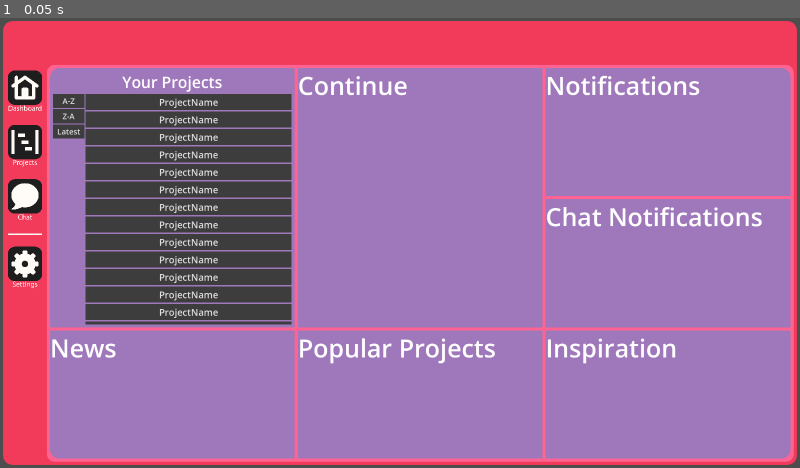
Above: before the commit, frame 1.
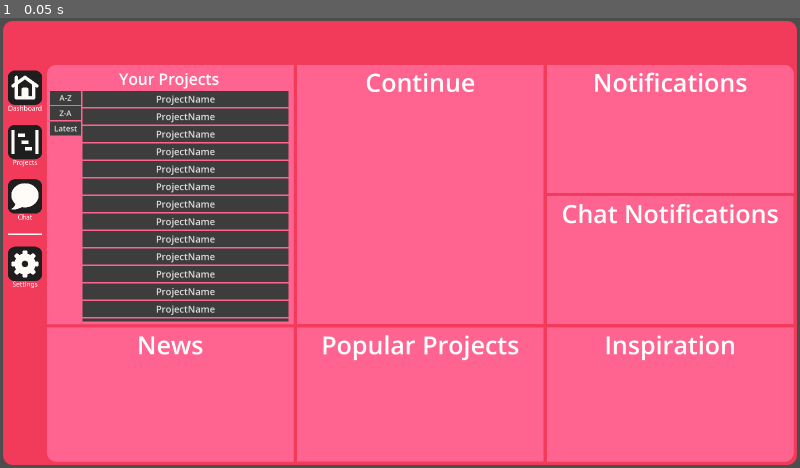
Above: after the commit, the same moment.

Repository: IamTomgamer/JCA
Game: Godot game, scene res://Dashboard/Dashboard.tscn
Two runs of this game, one before a commit and one after it. Both use one fixed random seed, a clock stepped at 60 frames per second and the inputs below.
Inputs:
- Up to frame 1 (0.05 s): no input

The runs differ from the first frame. In frame 1, 71% of the frame differs, in the area x 5-100%, y 10-99%.

Commit message:
13-01-2026, 09:39

Diff:
--- a/Godot app/Dashboard/Dashboard.tscn
+++ b/Godot app/Dashboard/Dashboard.tscn
@@ -9,36 +9,29 @@
 [ext_resource type="Texture2D" uid="uid://rvx750wh6wfx" path="res://Textures/icon-02.png" id="5_215cw"]
 [ext_resource type="Texture2D" uid="uid://1kyilmw87l8v" path="res://Textures/icon-01.png" id="6_usm46"]
 
-[sub_resource type="StyleBoxFlat" id="StyleBoxFlat_vojdy"]
-bg_color = Color(0.99999315, 0.3902754, 0.56675214, 1)
-corner_radius_top_left = 25
-corner_radius_top_right = 25
-corner_radius_bottom_right = 25
-corner_radius_bottom_left = 25
-
 [sub_resource type="StyleBoxFlat" id="StyleBoxFlat_nu5ya"]
-bg_color = Color(0.6224832, 0.47208077, 0.7335212, 1)
+bg_color = Color(1, 0.39215687, 0.5686275, 1)
 corner_radius_top_left = 30
 
 [sub_resource type="StyleBoxFlat" id="StyleBoxFlat_g2ei7"]
-bg_color = Color(0.6224832, 0.47208077, 0.7335212, 1)
+bg_color = Color(1, 0.39215687, 0.5686275, 1)
 
 [sub_resource type="StyleBoxFlat" id="StyleBoxFlat_76e0c"]
-bg_color = Color(0.6224832, 0.47208077, 0.7335212, 1)
+bg_color = Color(1, 0.39215687, 0.5686275, 1)
 corner_radius_top_right = 30
 
 [sub_resource type="StyleBoxFlat" id="StyleBoxFlat_hkdxq"]
-bg_color = Color(0.6224832, 0.47208077, 0.7335212, 1)
+bg_color = Color(1, 0.39215687, 0.5686275, 1)
 
 [sub_resource type="StyleBoxFlat" id="StyleBoxFlat_5txqv"]
-bg_color = Color(0.6224832, 0.47208077, 0.7335212, 1)
+bg_color = Color(1, 0.39215687, 0.5686275, 1)
 corner_radius_bottom_left = 30
 
 [sub_resource type="StyleBoxFlat" id="StyleBoxFlat_yfumx"]
-bg_color = Color(0.6224832, 0.47208077, 0.7335212, 1)
+bg_color = Color(1, 0.39215687, 0.5686275, 1)
 
 [sub_resource type="StyleBoxFlat" id="StyleBoxFlat_xgh6l"]
-bg_color = Color(0.6224832, 0.47208077, 0.7335212, 1)
+bg_color = Color(1, 0.39215687, 0.5686275, 1)
 corner_radius_bottom_right = 30
 
 [sub_resource type="StyleBoxFlat" id="StyleBoxFlat_umlal"]
@@ -65,41 +58,32 @@
 offset_bottom = 1430.0
 theme = ExtResource("2_gnslv")
 
-[node name="Dashboard" type="Panel" parent="."]
+[node name="Dash" type="HBoxContainer" parent="."]
 layout_mode = 0
 offset_left = 150.0
 offset_top = 150.0
 offset_right = 2540.0
 offset_bottom = 1420.0
-theme = ExtResource("2_gnslv")
-theme_override_styles/panel = SubResource("StyleBoxFlat_vojdy")
-
-[node name="Dash" type="HBoxContainer" parent="Dashboard"]
-layout_mode = 0
-offset_left = 10.0
-offset_top = 10.0
-offset_right = 2380.0
-offset_bottom = 1260.0
 theme_override_constants/separation = 5
 
-[node name="Content" type="VBoxContainer" parent="Dashboard/Dash"]
+[node name="Content" type="VBoxContainer" parent="Dash"]
 custom_minimum_size = Vector2(700, 0)
 layout_mode = 2
 size_flags_horizontal = 3
 theme_override_constants/separation = 10
 
-[node name="Top" type="HBoxContainer" parent="Dashboard/Dash/Content"]
+[node name="Top" type="HBoxContainer" parent="Dash/Content"]
 custom_minimum_size = Vector2(0, 830)
 layout_mode = 2
 size_flags_vertical = 3
 theme_override_constants/separation = 10
 
-[node name="Projects" type="Panel" parent="Dashboard/Dash/Content/Top"]
+[node name="Projects" type="Panel" parent="Dash/Content/Top"]
 layout_mode = 2
 size_flags_horizontal = 3
 theme_override_styles/panel = SubResource("StyleBoxFlat_nu5ya")
 
-[node name="VBoxContainer" type="VBoxContainer" parent="Dashboard/Dash/Content/Top/Projects"]
+[node name="VBoxContainer" type="VBoxContainer" parent="Dash/Content/Top/Projects"]
 custom_minimum_size = Vector2(763, 410)
 layout_mode = 0
 offset_left = 10.0
@@ -107,227 +91,233 @@
 offset_right = 773.0
 offset_bottom = 820.0
 
-[node name="Label" type="Label" parent="Dashboard/Dash/Content/Top/Projects/VBoxContainer"]
+[node name="Label" type="Label" parent="Dash/Content/Top/Projects/VBoxContainer"]
 layout_mode = 2
 theme_override_font_sizes/font_size = 50
 text = "Your Projects"
 horizontal_alignment = 1
 
-[node name="HBoxContainer" type="HBoxContainer" parent="Dashboard/Dash/Content/Top/Projects/VBoxContainer"]
-layout_mode = 2
-size_flags_vertical = 3
-
-[node name="Sorting" type="VBoxContainer" parent="Dashboard/Dash/Content/Top/Projects/VBoxContainer/HBoxContainer"]
+[node name="HBoxContainer" type="HBoxContainer" parent="Dash/Content/Top/Projects/VBoxContainer"]
+layout_mode = 2
+size_flags_vertical = 3
+
+[node name="Sorting" type="VBoxContainer" parent="Dash/Content/Top/Projects/VBoxContainer/HBoxContainer"]
 custom_minimum_size = Vector2(100, 0)
 layout_mode = 2
 
-[node name="A-Z" type="Button" parent="Dashboard/Dash/Content/Top/Projects/VBoxContainer/HBoxContainer/Sorting"]
+[node name="A-Z" type="Button" parent="Dash/Content/Top/Projects/VBoxContainer/HBoxContainer/Sorting"]
 layout_mode = 2
 theme = ExtResource("4_nu5ya")
 text = "A-Z"
 
-[node name="Z-A" type="Button" parent="Dashboard/Dash/Content/Top/Projects/VBoxContainer/HBoxContainer/Sorting"]
+[node name="Z-A" type="Button" parent="Dash/Content/Top/Projects/VBoxContainer/HBoxContainer/Sorting"]
 layout_mode = 2
 theme = ExtResource("4_nu5ya")
 text = "Z-A"
 
-[node name="Latest" type="Button" parent="Dashboard/Dash/Content/Top/Projects/VBoxContainer/HBoxContainer/Sorting"]
+[node name="Latest" type="Button" parent="Dash/Content/Top/Projects/VBoxContainer/HBoxContainer/Sorting"]
 layout_mode = 2
 theme = ExtResource("4_nu5ya")
 text = "Latest"
 
-[node name="Projects" type="ScrollContainer" parent="Dashboard/Dash/Content/Top/Projects/VBoxContainer/HBoxContainer"]
+[node name="Projects" type="ScrollContainer" parent="Dash/Content/Top/Projects/VBoxContainer/HBoxContainer"]
 custom_minimum_size = Vector2(0, 715)
 layout_mode = 2
 size_flags_horizontal = 3
 horizontal_scroll_mode = 3
 vertical_scroll_mode = 3
 
-[node name="Projects" type="VBoxContainer" parent="Dashboard/Dash/Content/Top/Projects/VBoxContainer/HBoxContainer/Projects"]
-layout_mode = 2
-size_flags_horizontal = 3
-
-[node name="Button" type="Button" parent="Dashboard/Dash/Content/Top/Projects/VBoxContainer/HBoxContainer/Projects/Projects"]
-layout_mode = 2
-theme = ExtResource("3_g7hxu")
-text = "ProjectName"
-
-[node name="Button2" type="Button" parent="Dashboard/Dash/Content/Top/Projects/VBoxContainer/HBoxContainer/Projects/Projects"]
-layout_mode = 2
-theme = ExtResource("3_g7hxu")
-text = "ProjectName"
-
-[node name="Button3" type="Button" parent="Dashboard/Dash/Content/Top/Projects/VBoxContainer/HBoxContainer/Projects/Projects"]
-layout_mode = 2
-theme = ExtResource("3_g7hxu")
-text = "ProjectName"
-
-[node name="Button4" type="Button" parent="Dashboard/Dash/Content/Top/Projects/VBoxContainer/HBoxContainer/Projects/Projects"]
-layout_mode = 2
-theme = ExtResource("3_g7hxu")
-text = "ProjectName"
-
-[node name="Button5" type="Button" parent="Dashboard/Dash/Content/Top/Projects/VBoxContainer/HBoxContainer/Projects/Projects"]
-layout_mode = 2
-theme = ExtResource("3_g7hxu")
-text = "ProjectName"
-
-[node name="Button6" type="Button" parent="Dashboard/Dash/Content/Top/Projects/VBoxContainer/HBoxContainer/Projects/Projects"]
-layout_mode = 2
-theme = ExtResource("3_g7hxu")
-text = "ProjectName"
-
-[node name="Button7" type="Button" parent="Dashboard/Dash/Content/Top/Projects/VBoxContainer/HBoxContainer/Projects/Projects"]
-layout_mode = 2
-theme = ExtResource("3_g7hxu")
-text = "ProjectName"
-
-[node name="Button8" type="Button" parent="Dashboard/Dash/Content/Top/Projects/VBoxContainer/HBoxContainer/Projects/Projects"]
-layout_mode = 2
-theme = ExtResource("3_g7hxu")
-text = "ProjectName"
-
-[node name="Button9" type="Button" parent="Dashboard/Dash/Content/Top/Projects/VBoxContainer/HBoxContainer/Projects/Projects"]
-layout_mode = 2
-theme = ExtResource("3_g7hxu")
-text = "ProjectName"
-
-[node name="Button10" type="Button" parent="Dashboard/Dash/Content/Top/Projects/VBoxContainer/HBoxContainer/Projects/Projects"]
-layout_mode = 2
-theme = ExtResource("3_g7hxu")
-text = "ProjectName"
-
-[node name="Button11" type="Button" parent="Dashboard/Dash/Content/Top/Projects/VBoxContainer/HBoxContainer/Projects/Projects"]
-layout_mode = 2
-theme = ExtResource("3_g7hxu")
-text = "ProjectName"
-
-[node name="Button12" type="Button" parent="Dashboard/Dash/Content/Top/Projects/VBoxContainer/HBoxContainer/Projects/Projects"]
-layout_mode = 2
-theme = ExtResource("3_g7hxu")
-text = "ProjectName"
-
-[node name="Button13" type="Button" parent="Dashboard/Dash/Content/Top/Projects/VBoxContainer/HBoxContainer/Projects/Projects"]
-layout_mode = 2
-theme = ExtResource("3_g7hxu")
-text = "ProjectName"
-
-[node name="Button14" type="Button" parent="Dashboard/Dash/Content/Top/Projects/VBoxContainer/HBoxContainer/Projects/Projects"]
-layout_mode = 2
-theme = ExtResource("3_g7hxu")
-text = "ProjectName"
-
-[node name="Button15" type="Button" parent="Dashboard/Dash/Content/Top/Projects/VBoxContainer/HBoxContainer/Projects/Projects"]
-layout_mode = 2
-theme = ExtResource("3_g7hxu")
-text = "ProjectName"
-
-[node name="Button16" type="Button" parent="Dashboard/Dash/Content/Top/Projects/VBoxContainer/HBoxContainer/Projects/Projects"]
-layout_mode = 2
-theme = ExtResource("3_g7hxu")
-text = "ProjectName"
-
-[node name="Button17" type="Button" parent="Dashboard/Dash/Content/Top/Projects/VBoxContainer/HBoxContainer/Projects/Projects"]
-layout_mode = 2
-theme = ExtResource("3_g7hxu")
-text = "ProjectName"
-
-[node name="Button18" type="Button" parent="Dashboard/Dash/Content/Top/Projects/VBoxContainer/HBoxContainer/Projects/Projects"]
-layout_mode = 2
-theme = ExtResource("3_g7hxu")
-text = "ProjectName"
-
-[node name="Button19" type="Button" parent="Dashboard/Dash/Content/Top/Projects/VBoxContainer/HBoxContainer/Projects/Projects"]
-layout_mode = 2
-theme = ExtResource("3_g7hxu")
-text = "ProjectName"
-
-[node name="Button20" type="Button" parent="Dashboard/Dash/Content/Top/Projects/VBoxContainer/HBoxContainer/Projects/Projects"]
-layout_mode = 2
-theme = ExtResource("3_g7hxu")
-text = "ProjectName"
-
-[node name="ContinueWhereYouLeftOff" type="Panel" parent="Dashboard/Dash/Content/Top"]
+[node name="Projects" type="VBoxContainer" parent="Dash/Content/Top/Projects/VBoxContainer/HBoxContainer/Projects"]
+layout_mode = 2
+size_flags_horizontal = 3
+
+[node name="Button" type="Button" parent="Dash/Content/Top/Projects/VBoxContainer/HBoxContainer/Projects/Projects"]
+layout_mode = 2
+theme = ExtResource("3_g7hxu")
+text = "ProjectName"
+
+[node name="Button2" type="Button" parent="Dash/Content/Top/Projects/VBoxContainer/HBoxContainer/Projects/Projects"]
+layout_mode = 2
+theme = ExtResource("3_g7hxu")
+text = "ProjectName"
+
+[node name="Button3" type="Button" parent="Dash/Content/Top/Projects/VBoxContainer/HBoxContainer/Projects/Projects"]
+layout_mode = 2
+theme = ExtResource("3_g7hxu")
+text = "ProjectName"
+
+[node name="Button4" type="Button" parent="Dash/Content/Top/Projects/VBoxContainer/HBoxContainer/Projects/Projects"]
+layout_mode = 2
+theme = ExtResource("3_g7hxu")
+text = "ProjectName"
+
+[node name="Button5" type="Button" parent="Dash/Content/Top/Projects/VBoxContainer/HBoxContainer/Projects/Projects"]
+layout_mode = 2
+theme = ExtResource("3_g7hxu")
+text = "ProjectName"
+
+[node name="Button6" type="Button" parent="Dash/Content/Top/Projects/VBoxContainer/HBoxContainer/Projects/Projects"]
+layout_mode = 2
+theme = ExtResource("3_g7hxu")
+text = "ProjectName"
+
+[node name="Button7" type="Button" parent="Dash/Content/Top/Projects/VBoxContainer/HBoxContainer/Projects/Projects"]
+layout_mode = 2
+theme = ExtResource("3_g7hxu")
+text = "ProjectName"
+
+[node name="Button8" type="Button" parent="Dash/Content/Top/Projects/VBoxContainer/HBoxContainer/Projects/Projects"]
+layout_mode = 2
+theme = ExtResource("3_g7hxu")
+text = "ProjectName"
+
+[node name="Button9" type="Button" parent="Dash/Content/Top/Projects/VBoxContainer/HBoxContainer/Projects/Projects"]
+layout_mode = 2
+theme = ExtResource("3_g7hxu")
+text = "ProjectName"
+
+[node name="Button10" type="Button" parent="Dash/Content/Top/Projects/VBoxContainer/HBoxContainer/Projects/Projects"]
+layout_mode = 2
+theme = ExtResource("3_g7hxu")
+text = "ProjectName"
+
+[node name="Button11" type="Button" parent="Dash/Content/Top/Projects/VBoxContainer/HBoxContainer/Projects/Projects"]
+layout_mode = 2
+theme = ExtResource("3_g7hxu")
+text = "ProjectName"
+
+[node name="Button12" type="Button" parent="Dash/Content/Top/Projects/VBoxContainer/HBoxContainer/Projects/Projects"]
+layout_mode = 2
+theme = ExtResource("3_g7hxu")
+text = "ProjectName"
+
+[node name="Button13" type="Button" parent="Dash/Content/Top/Projects/VBoxContainer/HBoxContainer/Projects/Projects"]
+layout_mode = 2
+theme = ExtResource("3_g7hxu")
+text = "ProjectName"
+
+[node name="Button14" type="Button" parent="Dash/Content/Top/Projects/VBoxContainer/HBoxContainer/Projects/Projects"]
+layout_mode = 2
+theme = ExtResource("3_g7hxu")
+text = "ProjectName"
+
+[node name="Button15" type="Button" parent="Dash/Content/Top/Projects/VBoxContainer/HBoxContainer/Projects/Projects"]
+layout_mode = 2
+theme = ExtResource("3_g7hxu")
+text = "ProjectName"
+
+[node name="Button16" type="Button" parent="Dash/Content/Top/Projects/VBoxContainer/HBoxContainer/Projects/Projects"]
+layout_mode = 2
+theme = ExtResource("3_g7hxu")
+text = "ProjectName"
+
+[node name="Button17" type="Button" parent="Dash/Content/Top/Projects/VBoxContainer/HBoxContainer/Projects/Projects"]
+layout_mode = 2
+theme = ExtResource("3_g7hxu")
+text = "ProjectName"
+
+[node name="Button18" type="Button" parent="Dash/Content/Top/Projects/VBoxContainer/HBoxContainer/Projects/Projects"]
+layout_mode = 2
+theme = ExtResource("3_g7hxu")
+text = "ProjectName"
+
+[node name="Button19" type="Button" parent="Dash/Content/Top/Projects/VBoxContainer/HBoxContainer/Projects/Projects"]
+layout_mode = 2
+theme = ExtResource("3_g7hxu")
+text = "ProjectName"
+
+[node name="Button20" type="Button" parent="Dash/Content/Top/Projects/VBoxContainer/HBoxContainer/Projects/Projects"]
+layout_mode = 2
+theme = ExtResource("3_g7hxu")
+text = "ProjectName"
+
+[node name="ContinueWhereYouLeftOff" type="Panel" parent="Dash/Content/Top"]
 layout_mode = 2
 size_flags_horizontal = 3
 theme_override_styles/panel = SubResource("StyleBoxFlat_g2ei7")
 
-[node name="Label" type="Label" parent="Dashboard/Dash/Content/Top/ContinueWhereYouLeftOff"]
-layout_mode = 0
-offset_right = 40.0
-offset_bottom = 23.0
+[node name="Label" type="Label" parent="Dash/Content/Top/ContinueWhereYouLeftOff"]
+layout_mode = 0
+offset_right = 790.0
+offset_bottom = 110.0
 theme_override_font_sizes/font_size = 80
 text = "Continue"
-
-[node name="VBoxContainer" type="VBoxContainer" parent="Dashboard/Dash/Content/Top"]
+horizontal_alignment = 1
+
+[node name="VBoxContainer" type="VBoxContainer" parent="Dash/Content/Top"]
 layout_mode = 2
 size_flags_horizontal = 3
 theme_override_constants/separation = 10
 
-[node name="Notifs" type="Panel" parent="Dashboard/Dash/Content/Top/VBoxContainer"]
+[node name="Notifs" type="Panel" parent="Dash/Content/Top/VBoxContainer"]
 layout_mode = 2
 size_flags_vertical = 3
 theme_override_styles/panel = SubResource("StyleBoxFlat_76e0c")
 
-[node name="Label" type="Label" parent="Dashboard/Dash/Content/Top/VBoxContainer/Notifs"]
-layout_mode = 0
-offset_right = 40.0
-offset_bottom = 23.0
+[node name="Label" type="Label" parent="Dash/Content/Top/VBoxContainer/Notifs"]
+layout_mode = 0
+offset_right = 790.0
+offset_bottom = 110.0
 theme_override_font_sizes/font_size = 80
 text = "Notifications"
-
-[node name="Chat Notifs" type="Panel" parent="Dashboard/Dash/Content/Top/VBoxContainer"]
+horizontal_alignment = 1
+
+[node name="Chat Notifs" type="Panel" parent="Dash/Content/Top/VBoxContainer"]
 layout_mode = 2
 size_flags_vertical = 3
 theme_override_styles/panel = SubResource("StyleBoxFlat_hkdxq")
 
-[node name="Label" type="Label" parent="Dashboard/Dash/Content/Top/VBoxContainer/Chat Notifs"]
-layout_mode = 0
-offset_right = 40.0
-offset_bottom = 23.0
+[node name="Label" type="Label" parent="Dash/Content/Top/VBoxContainer/Chat Notifs"]
+layout_mode = 0
+offset_right = 790.0
+offset_bottom = 110.0
 theme_override_font_sizes/font_size = 80
 text = "Chat Notifications"
-
-[node name="Bottom" type="HBoxContainer" parent="Dashboard/Dash/Content"]
+horizontal_alignment = 1
+
+[node name="Bottom" type="HBoxContainer" parent="Dash/Content"]
 layout_mode = 2
 size_flags_vertical = 3
 theme_override_constants/separation = 10
 
-[node name="News" type="Panel" parent="Dashboard/Dash/Content/Bottom"]
+[node name="News" type="Panel" parent="Dash/Content/Bottom"]
 layout_mode = 2
 size_flags_horizontal = 3
 theme_override_styles/panel = SubResource("StyleBoxFlat_5txqv")
 
-[node name="Label" type="Label" parent="Dashboard/Dash/Content/Bottom/News"]
-layout_mode = 0
-offset_right = 40.0
-offset_bottom = 23.0
+[node name="Label" type="Label" parent="Dash/Content/Bottom/News"]
+layout_mode = 0
+offset_right = 790.0
+offset_bottom = 110.0
 theme_override_font_sizes/font_size = 80
 text = "News"
-
-[node name="Popular" type="Panel" parent="Dashboard/Dash/Content/Bottom"]
+horizontal_alignment = 1
+
+[node name="Popular" type="Panel" parent="Dash/Content/Bottom"]
 layout_mode = 2
 size_flags_horizontal = 3
 theme_override_styles/panel = SubResource("StyleBoxFlat_yfumx")
 
-[node name="Label" type="Label" parent="Dashboard/Dash/Content/Bottom/Popular"]
-layout_mode = 0
-offset_right = 40.0
-offset_bottom = 23.0
+[node name="Label" type="Label" parent="Dash/Content/Bottom/Popular"]
+layout_mode = 0
+offset_right = 790.0
+offset_bottom = 110.0
 theme_override_font_sizes/font_size = 80
 text = "Popular Projects"
-
-[node name="Inspiration" type="Panel" parent="Dashboard/Dash/Content/Bottom"]
+horizontal_alignment = 1
+
+[node name="Inspiration" type="Panel" parent="Dash/Content/Bottom"]
 layout_mode = 2
 size_flags_horizontal = 3
 theme_override_styles/panel = SubResource("StyleBoxFlat_xgh6l")
 
-[node name="Label" type="Label" parent="Dashboard/Dash/Content/Bottom/Inspiration"]
-layout_mode = 0
-offset_right = 40.0
-offset_bottom = 23.0
+[node name="Label" type="Label" parent="Dash/Content/Bottom/Inspiration"]
+layout_mode = 0
+offset_right = 790.0
+offset_bottom = 110.0
 theme_override_font_sizes/font_size = 80
 text = "Inspiration"
+horizontal_alignment = 1
 
 [node name="SideBar" type="VBoxContainer" parent="."]
 layout_mode = 0
--- a/Godot app/Project Manager/ProjectCard.tscn
+++ b/Godot app/Project Manager/ProjectCard.tscn
@@ -4,7 +4,7 @@
 bg_color = Color(0.11764706, 0.11764706, 0.11764706, 1)
 
 [sub_resource type="StyleBoxFlat" id="StyleBoxFlat_y5lpq"]
-bg_color = Color(0.11764706, 0.11764706, 0.11764706, 1)
+bg_color = Color(0.17641926, 0.17641905, 0.17641908, 1)
 
 [node name="ProjectCard" type="VBoxContainer"]
 custom_minimum_size = Vector2(386, 500)
--- a/Godot app/project.godot
+++ b/Godot app/project.godot
@@ -11,6 +11,7 @@
 [application]
 
 config/name="JongerenCentrum"
+config/tags=PackedStringArray("app", "clients")
 run/main_scene="uid://bp3mecvb4wr8b"
 config/features=PackedStringArray("4.5", "Mobile")
 config/icon="res://icon.svg"
Not shown: 1 places in Godot app/Dashboard/Dashboard.tscn that only renumber resources
